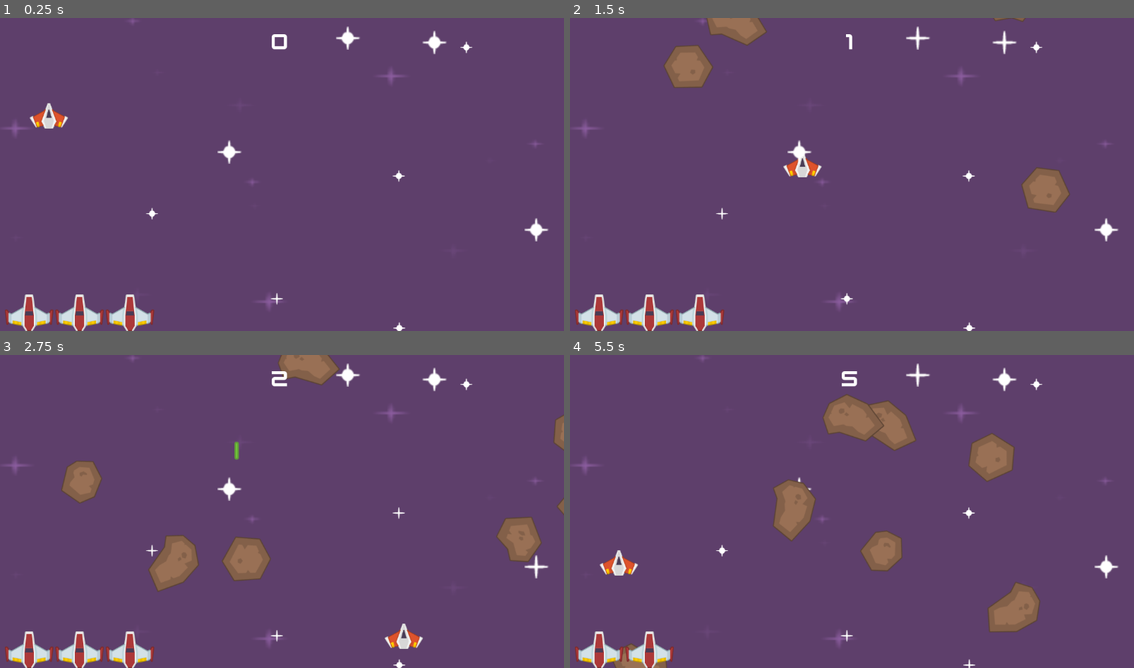
Above: before the commit, frames 1-4 (two rows, left to right).
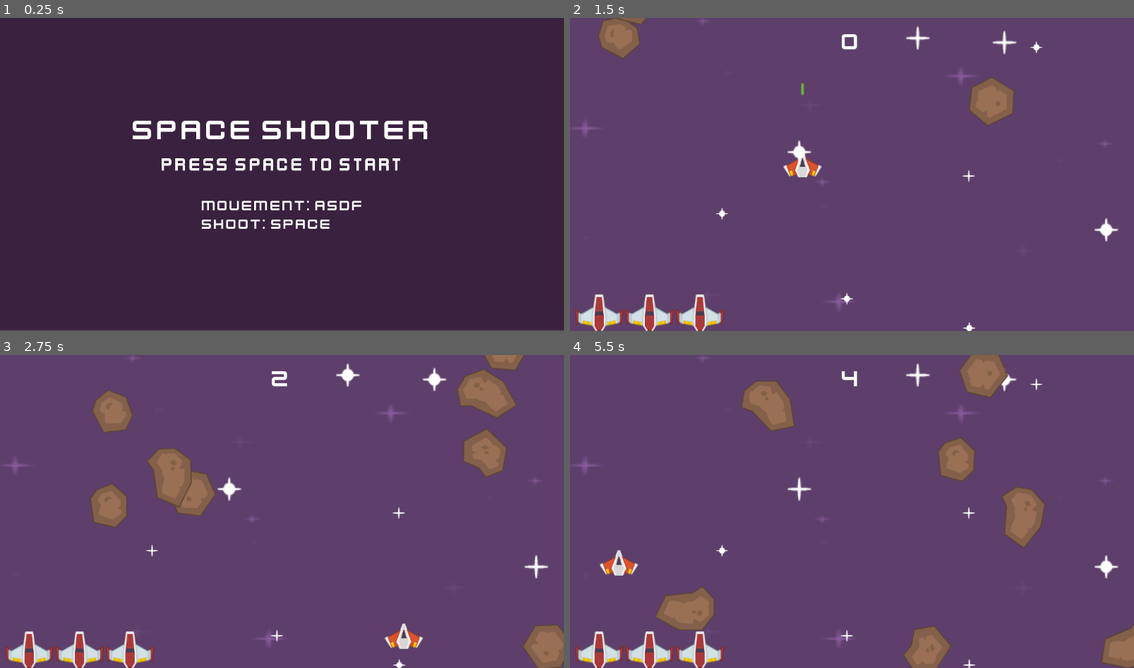
Above: after the commit, the same moments.

Repository: ae-app-labs/godot-space-shooter
Game: Godot game, scene res://scenes/start_game.tscn
Same seed, same stepped clock (60 frames per second), same inputs: the game is played once before the commit and once after it. Before the commit the project starts from res://scenes/Level.tscn.
Inputs:
- Up to frame 1 (0.25 s): no input
- Up to frame 2 (1.5 s): tap Space (shoot) at 0.5, 1.35 s; hold D (right) 0.53-1.28 s; hold Space (shoot) 0.53-1.28 s; hold S (down) from 1.28 s (still down)
- Up to frame 3 (2.75 s): release S (down) at 2.03 s; hold D (right) from 2.03 s (still down); hold Space (shoot) from 2.03 s (still down)
- Up to frame 4 (5.5 s): release D (right) at 2.78 s; release Space (shoot) at 2.78 s; hold W (up) 2.78-3.53 s; tap Space (shoot) at 2.85, 4.35 s; hold Space (shoot) 3.53-4.28 s; hold A (left) 3.53-5.03 s; hold S (down) from 5.03 s (still down); hold Space (shoot) from 5.03 s (still down)

The runs differ from the first frame. In frame 1, 100% of the frame differs, in the area x 0-100%, y 0-100%; in frame 2, 4.3%; in frame 3, 11%; in frame 4, 13%.

Commit message:
add a start screen

Diff:
--- a/project.godot
+++ b/project.godot
@@ -11,7 +11,7 @@
 [application]
 
 config/name="Space-shooter"
-run/main_scene="res://scenes/Level.tscn"
+run/main_scene="res://scenes/start_game.tscn"
 config/features=PackedStringArray("4.3")
 config/icon="res://icon.png"
 
--- /dev/null
+++ b/scenes/start_game.gd
@@ -0,0 +1,7 @@
+extends Control
+
+var level_scene:PackedScene = load("res://scenes/Level.tscn")
+
+func _input(event: InputEvent) -> void:
+	if event.is_action_pressed("shoot"):
+		get_tree().change_scene_to_packed(level_scene)
--- /dev/null
+++ b/scenes/start_game.tscn
@@ -0,0 +1,54 @@
+[gd_scene load_steps=4 format=3 uid="uid://5lpxsvfd0d2w"]
+
+[ext_resource type="FontFile" uid="uid://co20nht1tkn2y" path="res://Bonus/kenvector_future.ttf" id="1_0nagl"]
+[ext_resource type="Script" path="res://scenes/start_game.gd" id="1_s2cgg"]
+[ext_resource type="FontFile" uid="uid://4mlmholprij0" path="res://Bonus/kenvector_future_thin.ttf" id="2_51g7u"]
+
+[node name="StartGame" type="Control"]
+layout_mode = 3
+anchors_preset = 15
+anchor_right = 1.0
+anchor_bottom = 1.0
+grow_horizontal = 2
+grow_vertical = 2
+script = ExtResource("1_s2cgg")
+
+[node name="ColorRect" type="ColorRect" parent="."]
+layout_mode = 0
+offset_right = 1156.0
+offset_bottom = 638.0
+color = Color(0.227451, 0.129412, 0.247059, 1)
+
+[node name="CenterContainer" type="CenterContainer" parent="."]
+layout_mode = 0
+offset_right = 1156.0
+offset_bottom = 635.0
+
+[node name="VBoxContainer" type="VBoxContainer" parent="CenterContainer"]
+layout_mode = 2
+
+[node name="Label" type="Label" parent="CenterContainer/VBoxContainer"]
+layout_mode = 2
+theme_override_fonts/font = ExtResource("1_0nagl")
+theme_override_font_sizes/font_size = 60
+text = "Space Shooter"
+
+[node name="MarginContainer" type="MarginContainer" parent="CenterContainer/VBoxContainer"]
+layout_mode = 2
+theme_override_constants/margin_top = 10
+theme_override_constants/margin_bottom = 40
+
+[node name="Label2" type="Label" parent="CenterContainer/VBoxContainer/MarginContainer"]
+layout_mode = 2
+size_flags_horizontal = 4
+theme_override_fonts/font = ExtResource("2_51g7u")
+theme_override_font_sizes/font_size = 40
+text = "Press Space to Start"
+
+[node name="Label2" type="Label" parent="CenterContainer/VBoxContainer"]
+layout_mode = 2
+size_flags_horizontal = 4
+theme_override_fonts/font = ExtResource("1_0nagl")
+theme_override_font_sizes/font_size = 30
+text = "Movement: ASDF
+Shoot: SPACE"
